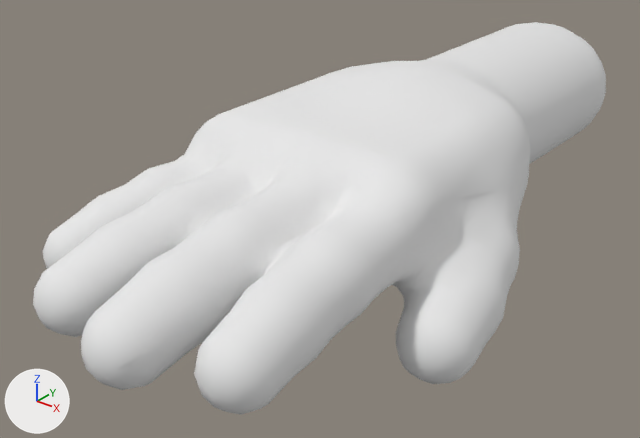
One commit to the FBX model assets/fbx/Rookie_FPHands_R.fbx: the scene before it, then after it.
The view is the same before and after, from a 50 mm lens placed at (-0.043, -0.193, 0.098), pointed at (-0.189, -0.011, -0.015). Arrows for +X, +Y and +Z are at lower left; the lights stay in place. The older version comes first.

The first picture shows 'Rookie_FPH_Right_Glove'.
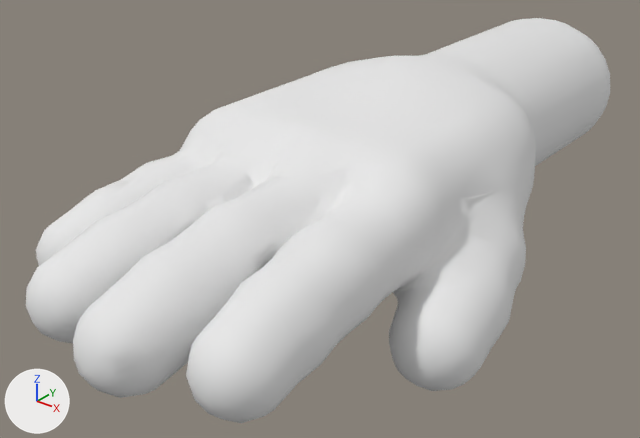
Where the change shows, as pixel boxes [x1, y1, x2, y2] in the pictures (640 x 438 px):
```json
{"object": "Rookie_FPH_Right_Glove", "change": "reshaped", "before": [33, 22, 606, 415], "after": [26, 18, 610, 423]}
{"part": 1, "of": "me_rookie_fph_right_glove", "change": "added", "after": [26, 18, 610, 423]}
```

Edits to the scene script, one JSON object a line:
```json
{"block": "me_rookie_fph_right_glove", "where": "# used by ob_rookie_fph_right_glove; location = (-0.18, 0.04, 0.0)"}
{"op": "remove", "block": "me_rookie_fph_right_glove", "code": "me_rookie_fph_right_glove.from_pydata(...)  # 1302 vertices, 2600 faces; spans x -0.042..0.059, y -0.149..0.09, z -0.029..0.024"}
{"op": "add", "block": "me_rookie_fph_right_glove", "code": "me_rookie_fph_right_glove.from_pydata(...)  # 2604 vertices, 5200 faces; spans x -0.044..0.06, y -0.15..0.092, z -0.031..0.026"}
{"block": "me_rookie_fph_right_glove", "change": "me_rookie_fph_right_glove part 1: a new loose piece of 1302 vertices spanning x -0.044..0.06, y -0.15..0.092, z -0.031..0.026, in mat_eh_fphands (white #e7e7e7)"}
```
